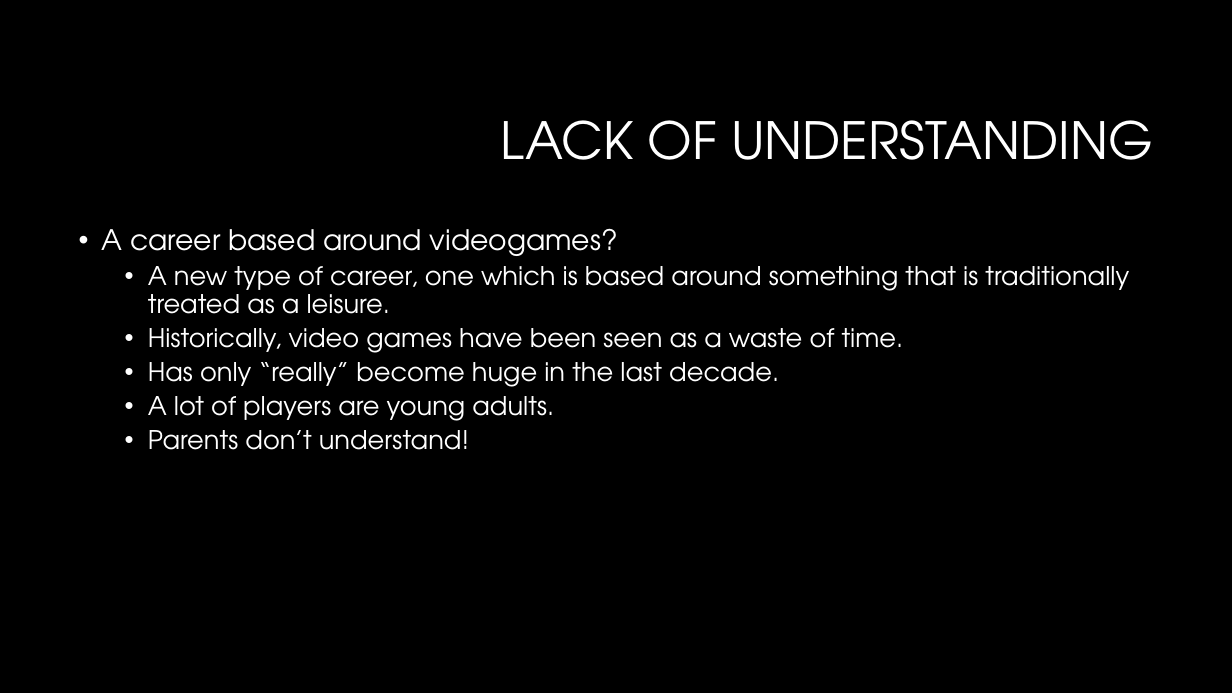
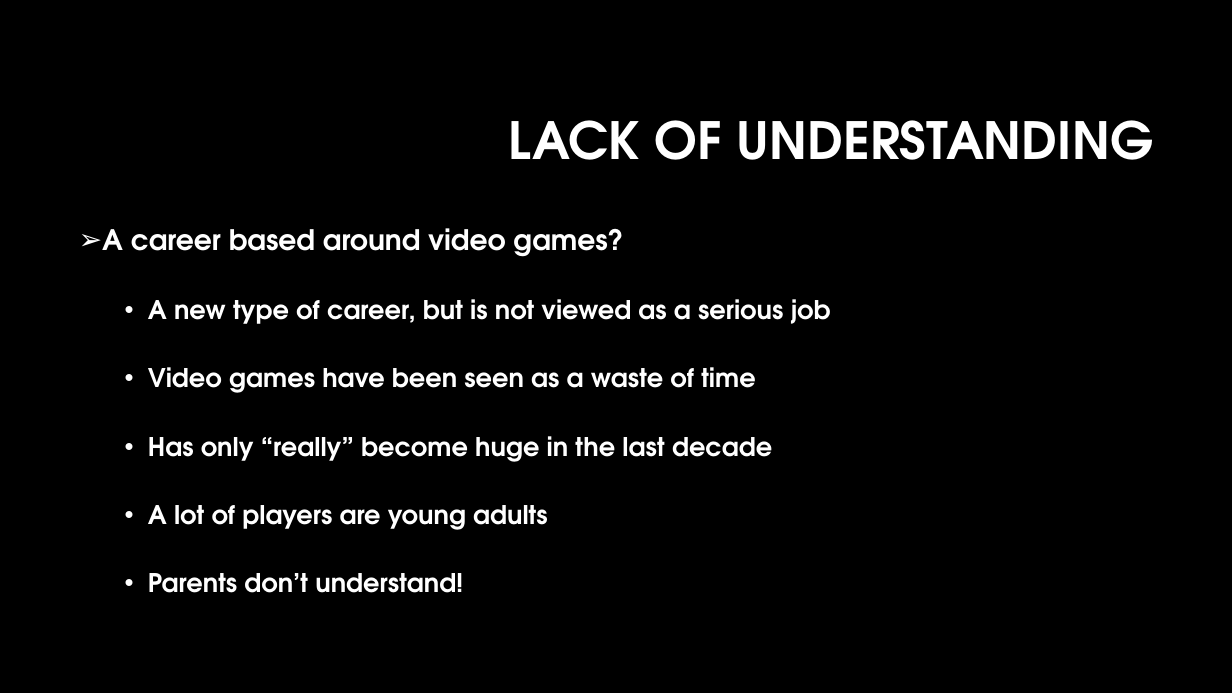
Before and after one commit to vinceleg/lab04_repo, a slide deck: slide 7 of dtc_team16_pitch_presentation.pptx (slide 5 before the commit). Drawn at 1232x693 pixels with LibreOffice and Linux fonts; fonts in the diff are those of the drawing; background and template pictures are left out. Boxes give left, top, right and bottom in pixels: in the first picture for what was removed or moved away, otherwise in the second. Text is boxed around its words. In the diff, an @@ line names an element or a change of style, - is before the commit and + after.

```diff
--- a/dtc_team16_pitch_presentation.pptx
+++ b/dtc_team16_pitch_presentation.pptx
@@ title "LACK OF UNDERSTANDING" at (509, 120, 1153, 160): bold on @@
@@ text at (102, 228, 831, 530): text changed; bold on @@
-• A career based around videogames?
-  • A new type of career, one which is based around something that is traditionally treated as a leisure.
-  • Historically, video games have been seen as a waste of time.
-  • Has only “really” become huge in the last decade.
-  • A lot of players are young adults.
+➢ A career based around video games?
+  • A new type of career, but is not viewed as a serious job
+  • Video games have been seen as a waste of time
+  • Has only “really” become huge in the last decade
+  • A lot of players are young adults
@@ text at (148, 573, 463, 593): bold on in "Parents don’t understand!" @@
```
Also in this commit, not shown: 17 other slides changed, 10 slides added, 4 slides removed.
